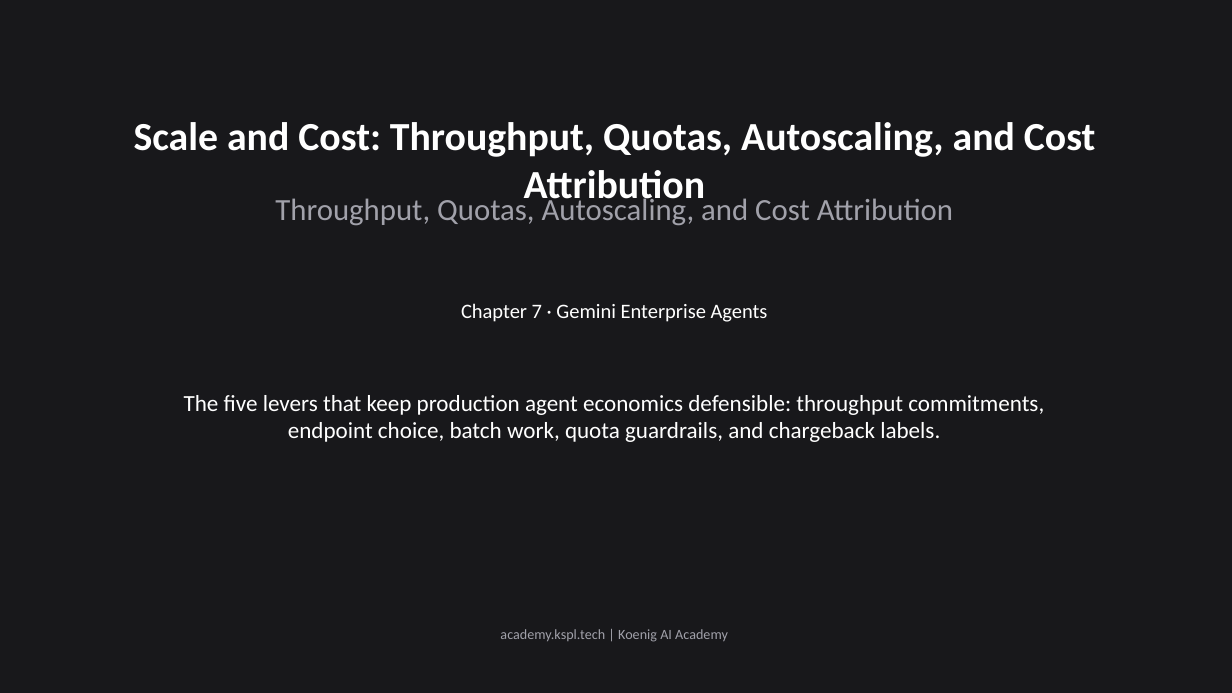
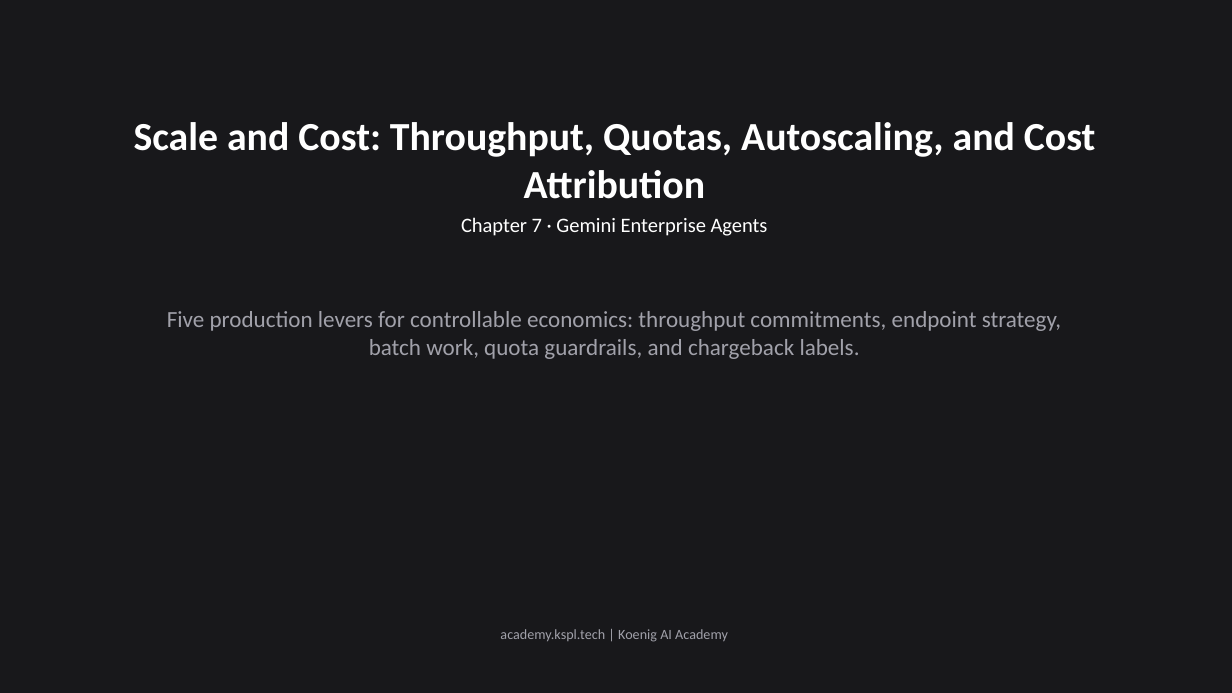
Before and after one commit to Koenig-Solutions-Private-Limited/koenig-ai-org, a slide deck: slide 1 of vault/courses/gemini-enterprise-agents/ch07-slides.pptx. Drawn at 1232x693 pixels with LibreOffice and Linux fonts; fonts in the diff are those of the drawing. Boxes give left, top, right and bottom in pixels: in the first picture for what was removed or moved away, otherwise in the second. Text is boxed around its words. In the diff, an @@ line names an element or a change of style, - is before the commit and + after.

```diff
--- a/vault/courses/gemini-enterprise-agents/ch07-slides.pptx
+++ b/vault/courses/gemini-enterprise-agents/ch07-slides.pptx
@@ text "Scale and Cost: Throughput, Quotas, ..." rewrapped from [134,122,1096,208] to [134,122,1096,199] @@
@@ text "Chapter 7 · Gemini Enterprise ...": place and size @@
-text "Chapter 7 · Gemini Enterprise ..." at [461,303,768,322]
+text "Chapter 7 · Gemini Enterprise ..." at [461,217,768,236]
@@ text removed at [275,194,953,225] @@
-Throughput, Quotas, Autoscaling, and Cost Attribution
@@ text at [167,311,1061,359]: text changed; text colour #FFFFFF to #A1A1AA @@
-The five levers that keep production agent economics defensible: throughput commitments, endpoint choice, batch work, quota guardrails, and chargeback labels.
+Five production levers for controllable economics: throughput commitments, endpoint strategy, batch work, quota guardrails, and chargeback labels.
```
Also in this commit, not shown: 6 other slides changed, 1 slide removed, 12 other files.
